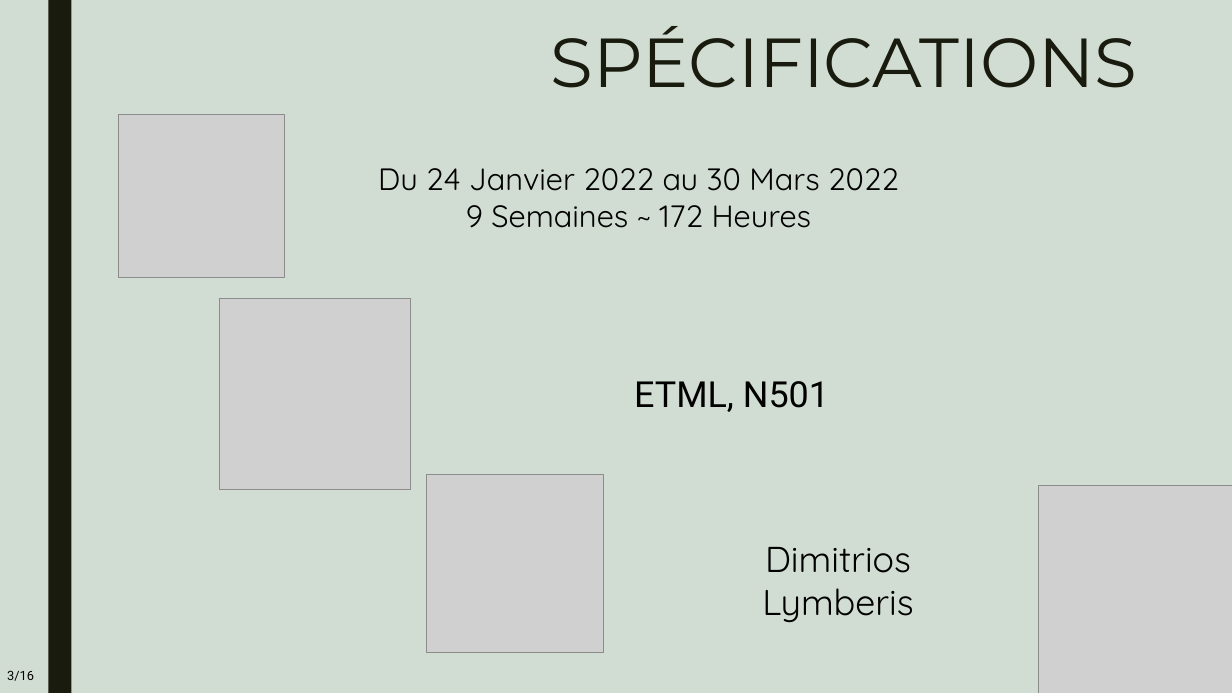
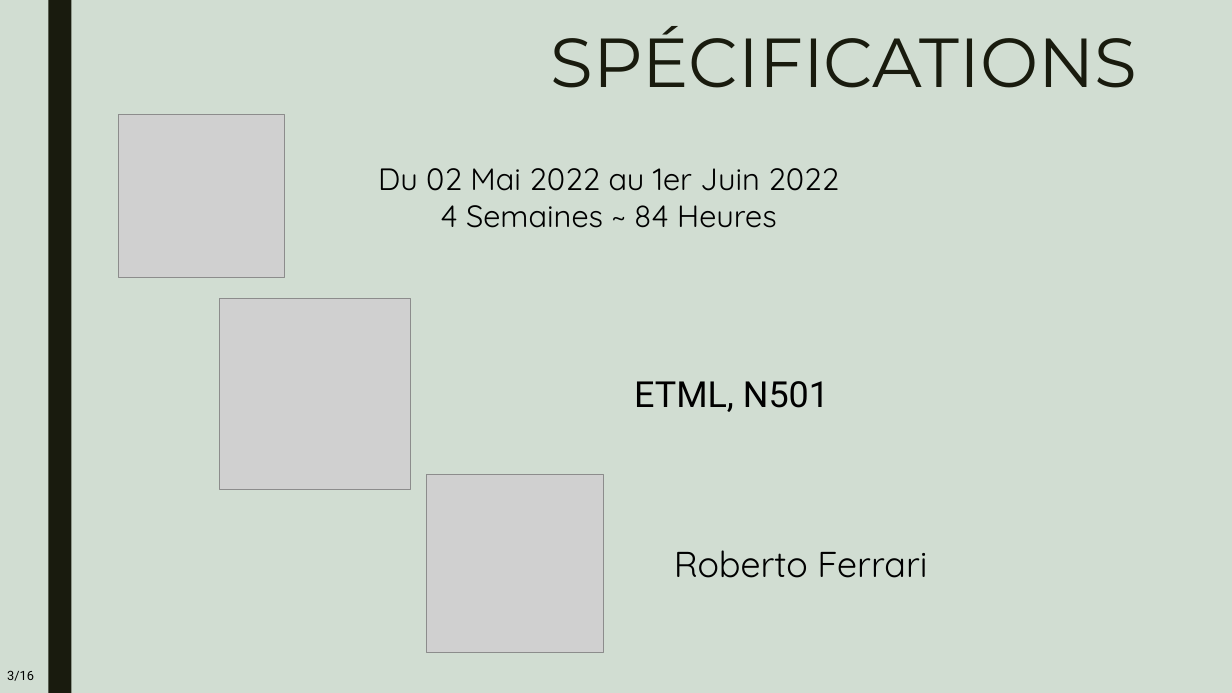
Before and after one commit to TristanGerber/trigerber-TPI, a slide deck: slide 3 of 3-Presentation/x-trg-powerpoint.pptx. Drawn at 1232x693 pixels with LibreOffice and Linux fonts; fonts in the diff are those of the drawing; grey boxes stand for pictures. Boxes give left, top, right and bottom in pixels: in the first picture for what was removed or moved away, otherwise in the second. Text is boxed around its words. In the diff, an @@ line names an element or a change of style, - is before the commit and + after.

```diff
--- a/3-Presentation/x-trg-powerpoint.pptx
+++ b/3-Presentation/x-trg-powerpoint.pptx
@@ text at [378, 168, 839, 228]: text changed @@
-Du 24 Janvier 2022 au 30 Mars 2022
-9 Semaines ~ 172 Heures
+Du 02 Mai 2022 au 1er Juin 2022
+4 Semaines ~ 84 Heures
@@ picture removed at [1039, 486, 1232, 693] @@
@@ text at [674, 550, 927, 578]: text changed @@
-Dimitrios Lymberis
+Roberto Ferrari
```
Also in this commit, not shown: 15 other slides changed, 1 other file.
